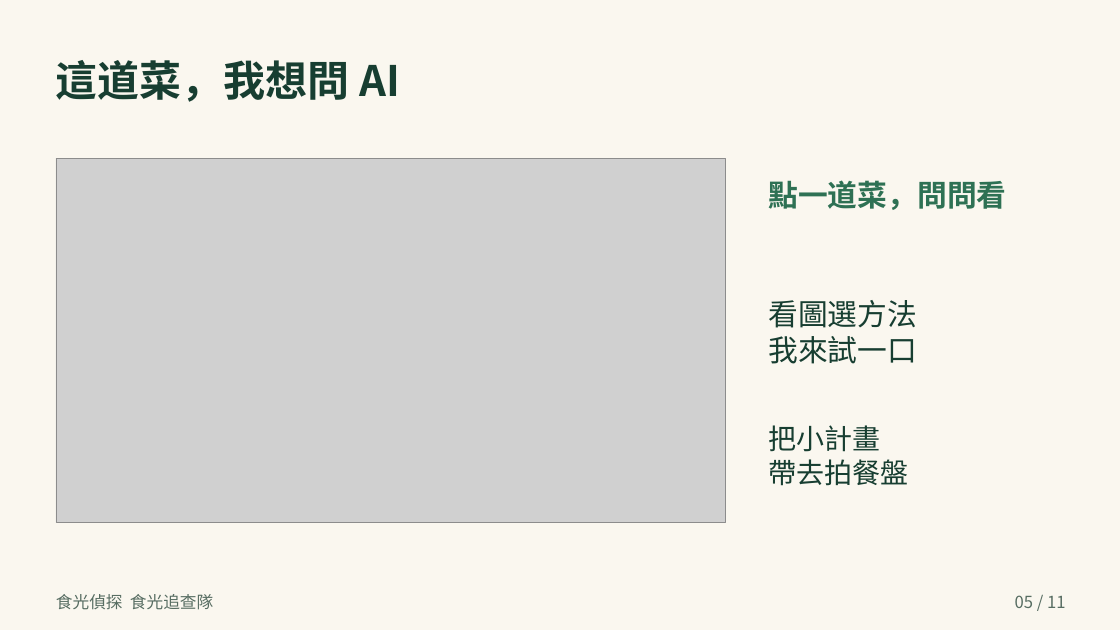
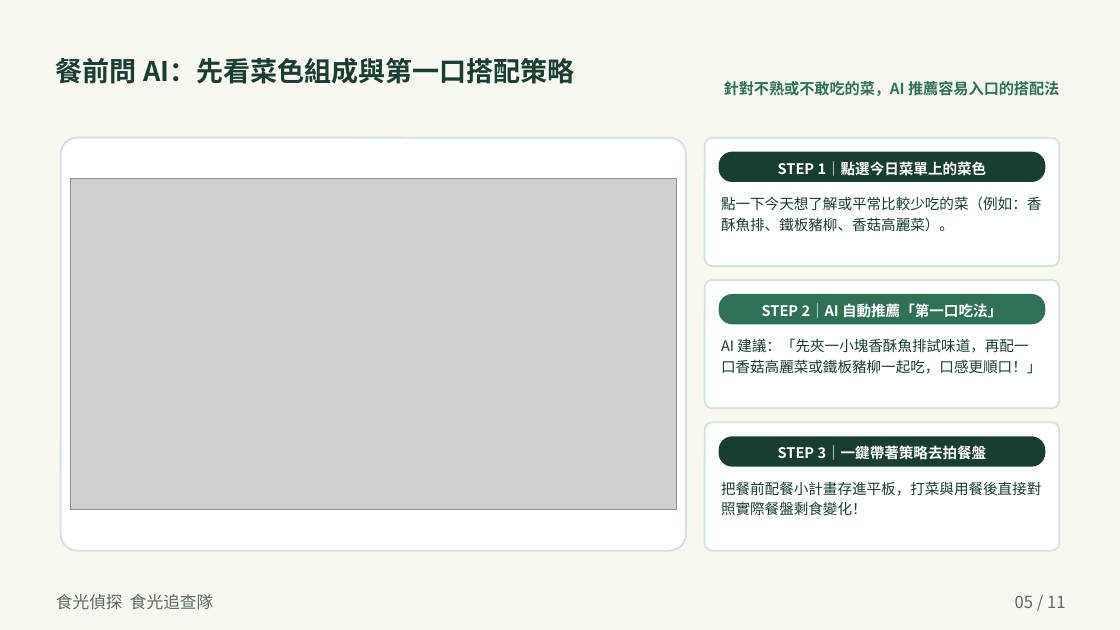
Before and after one commit to timdirty/taibei-student-explorers, a slide deck: slide 5 of slides/食光偵探_11頁學生簡報.pptx. Drawn at 1120x630 pixels with LibreOffice and Linux fonts; fonts in the diff are those of the drawing; grey boxes stand for pictures. Boxes give left, top, right and bottom in pixels: in the first picture for what was removed or moved away, otherwise in the second. Text is boxed around its words. In the diff, an @@ line names an element or a change of style, - is before the commit and + after.

```diff
--- a/slides/食光偵探_11頁學生簡報.pptx
+++ b/slides/食光偵探_11頁學生簡報.pptx
@@ text at box(56, 58, 574, 84): text changed; size 36 to 23.2 pt @@
-這道菜，我想問 AI
+餐前問 AI：先看菜色組成與第一口搭配策略
@@ text added at box(724, 81, 1059, 96), 13 pt, text #2E7154, bold @@
+針對不熟或不敢吃的菜，AI 推薦容易入口的搭配法
@@ rounded rectangle added at box(60, 138, 686, 551), fill #FFFFFF, outline #CFE5D8 1.5 pt @@
@@ rounded rectangle added at box(705, 138, 1060, 266), fill #FFFFFF, outline #CFE5D8 1.5 pt @@
@@ picture: place and size @@
-picture at box(56, 158, 726, 523)
+picture at box(70, 179, 676, 509)
@@ rounded rectangle added at box(719, 152, 1046, 182), fill #173E31 @@
@@ text added at box(778, 161, 987, 176), 12.5 pt, text #FFFFFF, bold @@
+STEP 1｜點選今日菜單上的菜色
@@ text added at box(721, 196, 1041, 231), 12.5 pt, text #173E31 @@
+點一下今天想了解或平常比較少吃的菜（例如：香酥魚排、鐵板豬柳、香菇高麗菜）。
@@ text removed at box(768, 180, 1006, 210) @@
-點一道菜，問問看
@@ rounded rectangle added at box(705, 280, 1060, 408), fill #FFFFFF, outline #CFE5D8 1.5 pt @@
@@ rounded rectangle added at box(719, 294, 1046, 324), fill #2E7154 @@
@@ text added at box(762, 303, 1002, 318), 12.5 pt, text #FFFFFF, bold @@
+STEP 2｜AI 自動推薦「第一口吃法」
@@ text removed at box(768, 300, 917, 364) @@
-看圖選方法
-我來試一口
@@ text added at box(721, 338, 1041, 374), 12.5 pt, text #173E31 @@
+AI 建議：「先夾一小塊香酥魚排試味道，再配一口香菇高麗菜或鐵板豬柳一起吃，口感更順口！」
@@ rounded rectangle added at box(705, 423, 1060, 551), fill #FFFFFF, outline #CFE5D8 1.5 pt @@
@@ rounded rectangle added at box(719, 436, 1046, 466), fill #173E31 @@
@@ text "STEP 3｜一鍵帶著策略去拍餐盤" at box(778, 445, 987, 460): vertical alignment top to middle @@
@@ text at box(778, 445, 987, 460): text changed; size 24 to 12.5 pt; text colour #173E31 to #FFFFFF; bold on @@
-把小計畫
-帶去拍餐盤
+STEP 3｜一鍵帶著策略去拍餐盤
@@ text added at box(721, 481, 1041, 515), 12.5 pt, text #173E31 @@
+把餐前配餐小計畫存進平板，打菜與用餐後直接對照實際餐盤剩食變化！
```
Also in this commit, not shown: 9 other slides changed, 29 other files.
